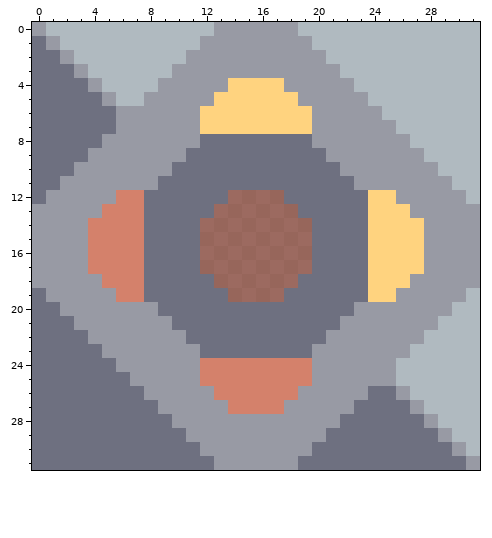
Pixel-art sprite: sprites-override/blocks/storage/unloader.png. Above is the file before it was changed.
The file is 32x32 pixels.
Now the later version:
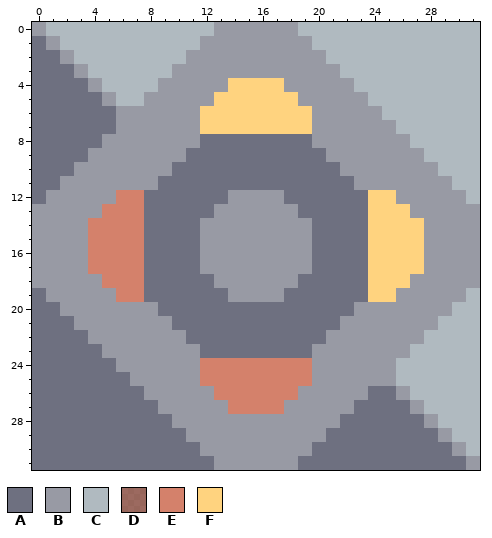
Palette (. is transparent): A #6e7080  B #989aa4  C #b0bac0  D #d4816b9a  E #d4816b  F #ffd37f
From old to new:
Changed rows in their new state; - is an unchanged pixel.
first column x 12:
12 --BBBB--
13 -BBBBBB-
14 BBBBBBBB
15 BBBBBBBB
16 BBBBBBBB
17 BBBBBBBB
18 -BBBBBB-
19 --BBBB--
Changed places in both pictures, as pixel boxes (x1, y1, x2, y2):
changed: (200, 190, 312, 302)
